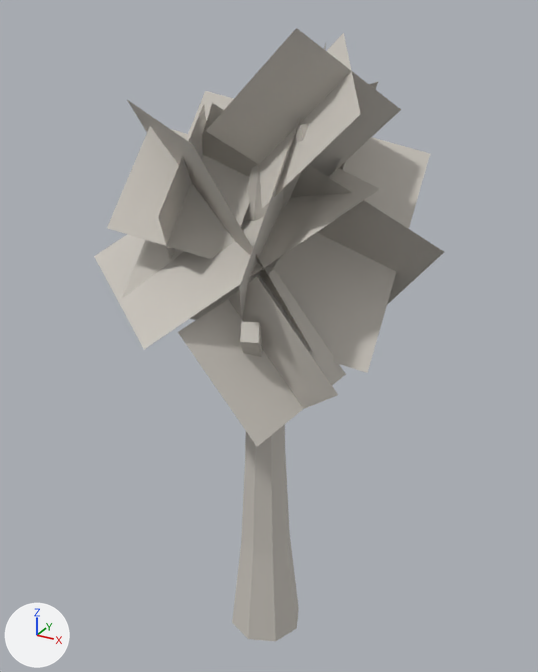
An edit to the FBX model SGD103-Homeless/Assets/Models/Tree.fbx, drawn before and after from the same camera.
Both versions are drawn from a camera (50 mm lens) standing at (5.83, -10.46, 11.61) and looking at (-0.2, 0.5, 6.13). Every picture has the same lights, and +X, +Y and +Z are marked at lower left.
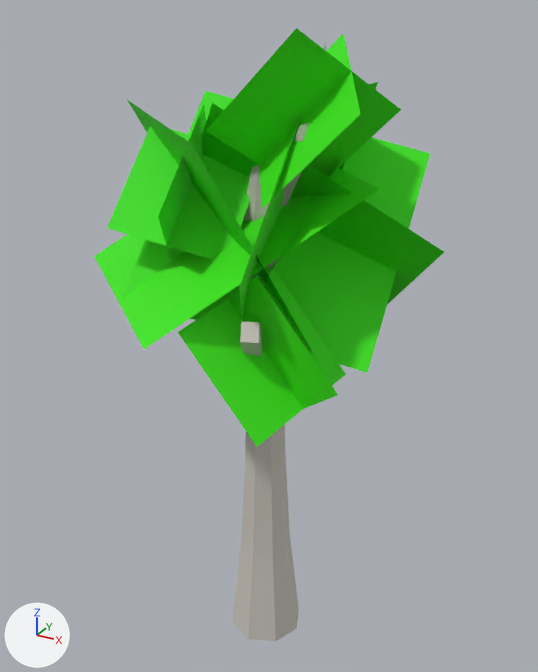
Commit message: Fixed tree model

Boxes [x1, y1, x2, y2] around the edits, measured in the pictures (538 x 672 px):
part 1 of me_cylinder, recoloured (grey to green): [94, 44, 444, 373] in both
part 2 of me_cylinder, recoloured: [340, 82, 378, 170] in both
part 3 of me_cylinder, recoloured (grey to green): [178, 270, 346, 446] in both
part 4 of me_cylinder, recoloured (grey to green): [206, 28, 401, 208] in both

The change, as a list of edits to the scene's bpy script:
```text
Add mat_plantleaves:
    mat_plantleaves = principled_material('PlantLeaves')
    mat_plantleaves.base_color = (0.0421, 0.8, 0.00116)  # green #3ae704
    mat_plantleaves.roughness = 0.69
Change me_cylinder:
    where me_cylinder.from_pydata(...)  # 164 vertices, 110 faces; spans x -3.45..2.94, y -2.95..3.43, z -1.0..10.4
    used by ob_cylinder; location = (0.0, 0.0, 0.98)
    me_cylinder part 1: 10 of the faces centred in x -1.04..0.15, y -0.66..1.75, z 5.76..7.94 switch from mat_bark (light grey #cac5bd) to mat_plantleaves (green #3ae704)
    me_cylinder part 2: 2 of the faces centred in x 0.0, y 1.89, z 8.57 switch from mat_bark (light grey #cac5bd) to mat_plantleaves (green #3ae704)
    me_cylinder part 3: 2 of the faces centred in x 0.89, y -1.57, z 5.88 switch from mat_bark (light grey #cac5bd) to mat_plantleaves (green #3ae704)
    me_cylinder part 4: 2 of the faces centred in x 0.9, y -0.48, z 9.15 switch from mat_bark (light grey #cac5bd) to mat_plantleaves (green #3ae704)
```
